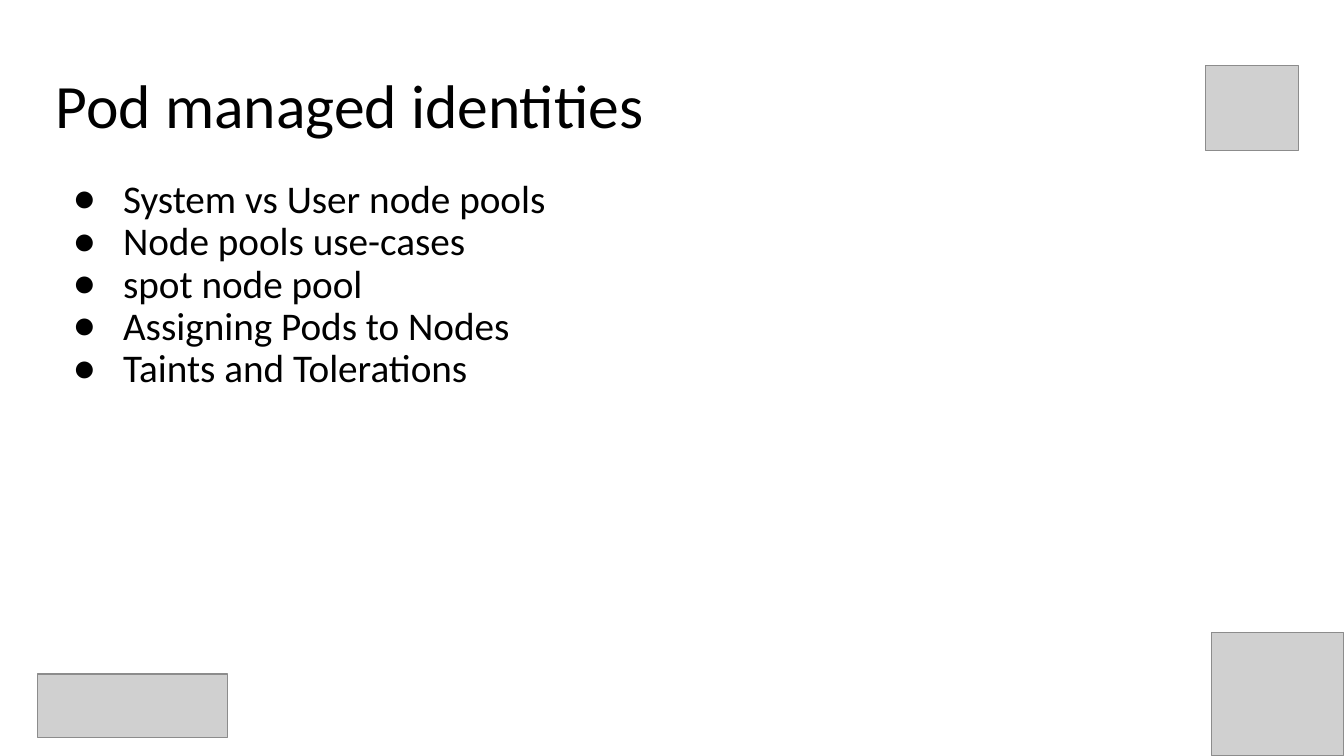
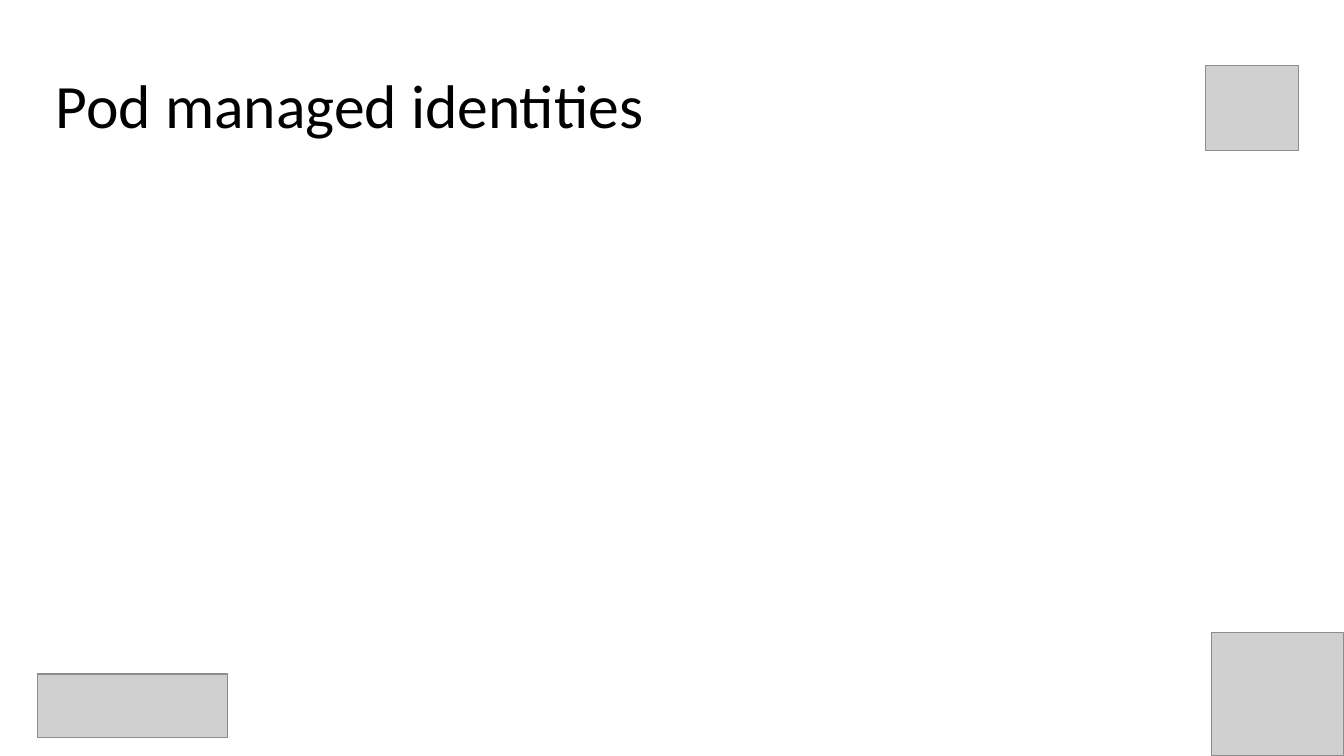
Before and after one commit to evgenyb/aks-workshops, a slide deck: slide 20 of 02-aks-advanced-configuration/slides/Advanced AKS Configuration.pptx. Drawn at 1344x756 pixels with LibreOffice and Linux fonts; fonts in the diff are those of the drawing; grey boxes stand for pictures. Boxes give left, top, right and bottom in pixels: in the first picture for what was removed or moved away, otherwise in the second. Text is boxed around its words. In the diff, an @@ line names an element or a change of style, - is before the commit and + after.

```diff
--- a/02-aks-advanced-configuration/slides/Advanced AKS Configuration.pptx
+++ b/02-aks-advanced-configuration/slides/Advanced AKS Configuration.pptx
@@ text removed at (123, 185, 545, 383) @@
-● System vs User node pools
-● Node pools use-cases
-● spot node pool
-● Assigning Pods to Nodes
-● Taints and Tolerations
```
Also in this commit, not shown: 9 other slides changed, 7 slides added, 5 other files.
